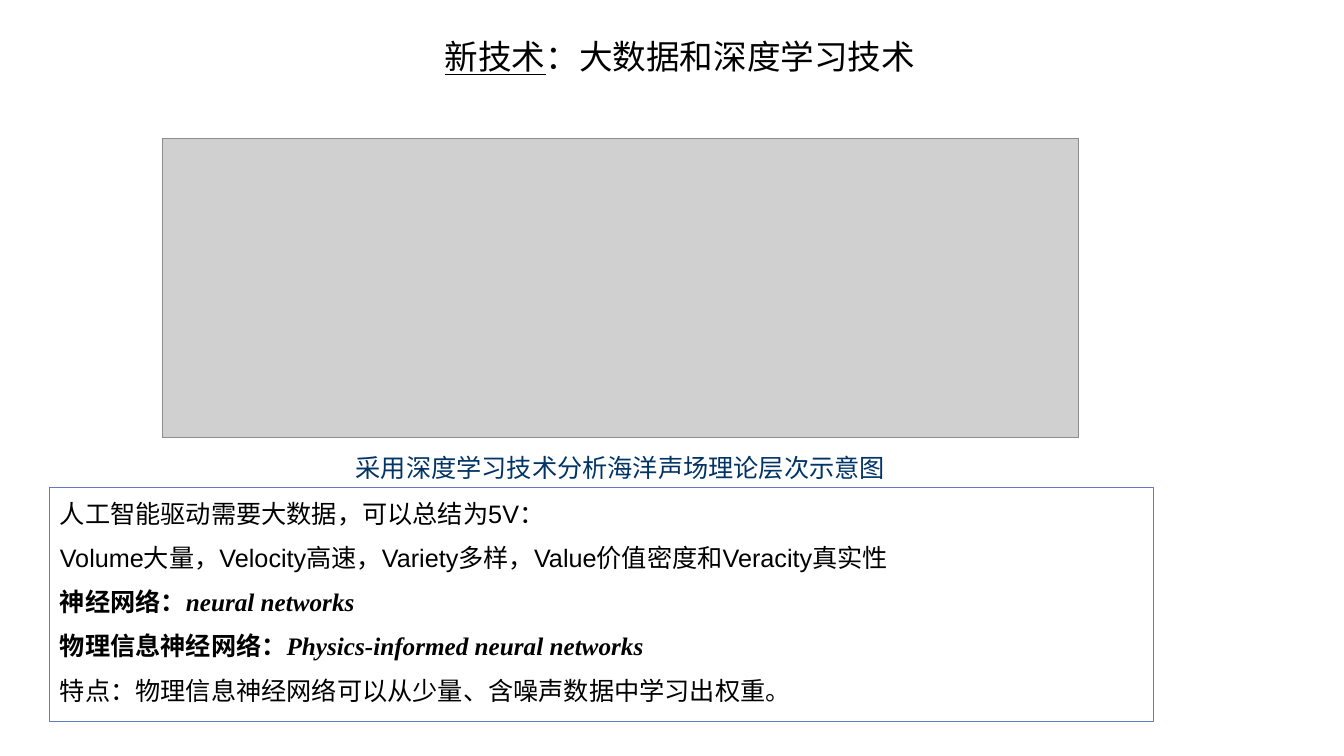
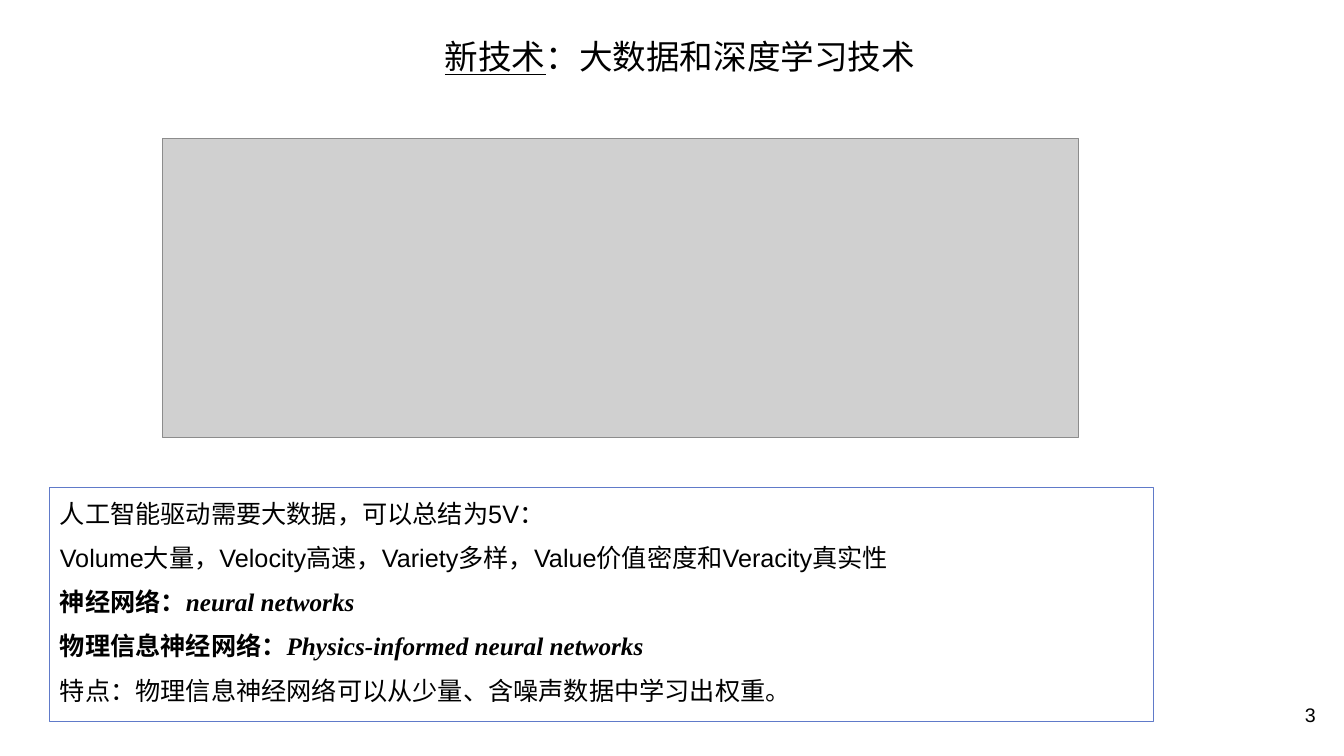
Before and after one commit to MouXuanKang/SoundFieldINN, a slide deck: slide 3 of Presentation.pptx (slide 4 before the commit). Drawn at 1344x756 pixels with LibreOffice and Linux fonts; fonts in the diff are those of the drawing; grey boxes stand for pictures; background and template pictures are left out. Boxes give left, top, right and bottom in pixels: in the first picture for what was removed or moved away, otherwise in the second. Text is boxed around its words. In the diff, an @@ line names an element or a change of style, - is before the commit and + after.

```diff
--- a/Presentation.pptx
+++ b/Presentation.pptx
@@ text removed at [356, 455, 885, 479] @@
-采用深度学习技术分析海洋声场理论层次示意图
@@ page number added at [1305, 708, 1316, 723], 14 pt, text #000000 @@
+3
```
Also in this commit, not shown: 7 other slides changed, 4 slides added, 5 slides removed.
